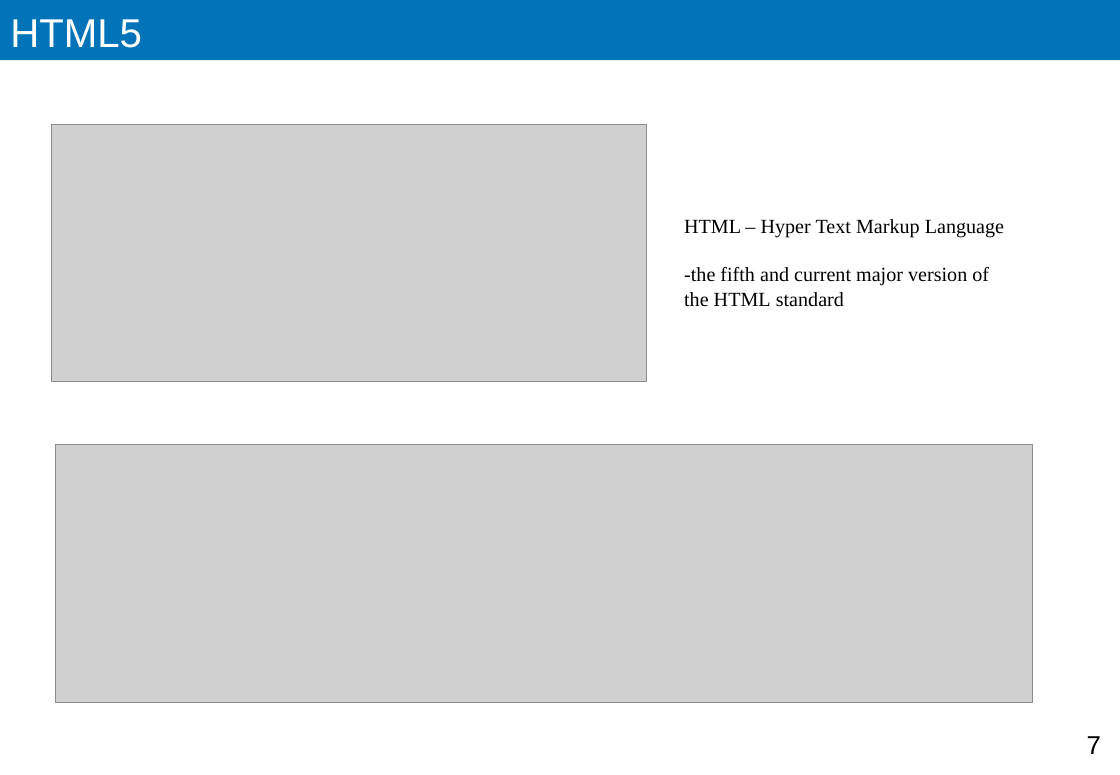
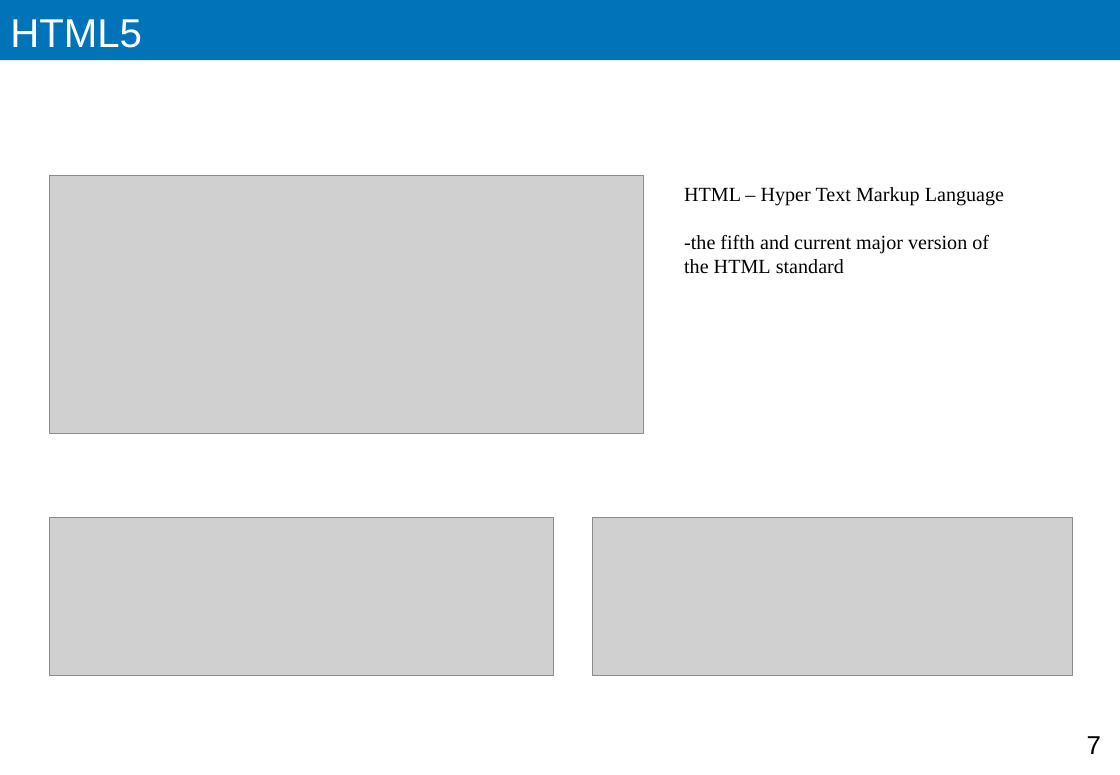
Before and after one commit to sorryb/Northwind, a slide deck: slide 7 of Documents/Application.Architecture.pptx. Drawn at 1120x775 pixels with LibreOffice and Linux fonts; fonts in the diff are those of the drawing; grey boxes stand for pictures. Boxes give left, top, right and bottom in pixels: in the first picture for what was removed or moved away, otherwise in the second. Text is boxed around its words. In the diff, an @@ line names an element or a change of style, - is before the commit and + after.

```diff
--- a/Documents/Application.Architecture.pptx
+++ b/Documents/Application.Architecture.pptx
@@ picture: place and size @@
-picture at bbox=[52, 125, 646, 383]
+picture at bbox=[50, 176, 644, 433]
@@ text "HTML – Hyper Text Markup ...": place and size @@
-text "HTML – Hyper Text Markup ..." at bbox=[684, 219, 1004, 307]
+text "HTML – Hyper Text Markup ..." at bbox=[684, 187, 1004, 274]
@@ picture removed at bbox=[55, 445, 1032, 703] @@
@@ picture added at bbox=[50, 518, 554, 675] @@
@@ picture added at bbox=[593, 518, 1073, 675] @@
```
Also in this commit, not shown: 12 other slides changed, 2 slides added, 4 slides removed, 1 other file.
